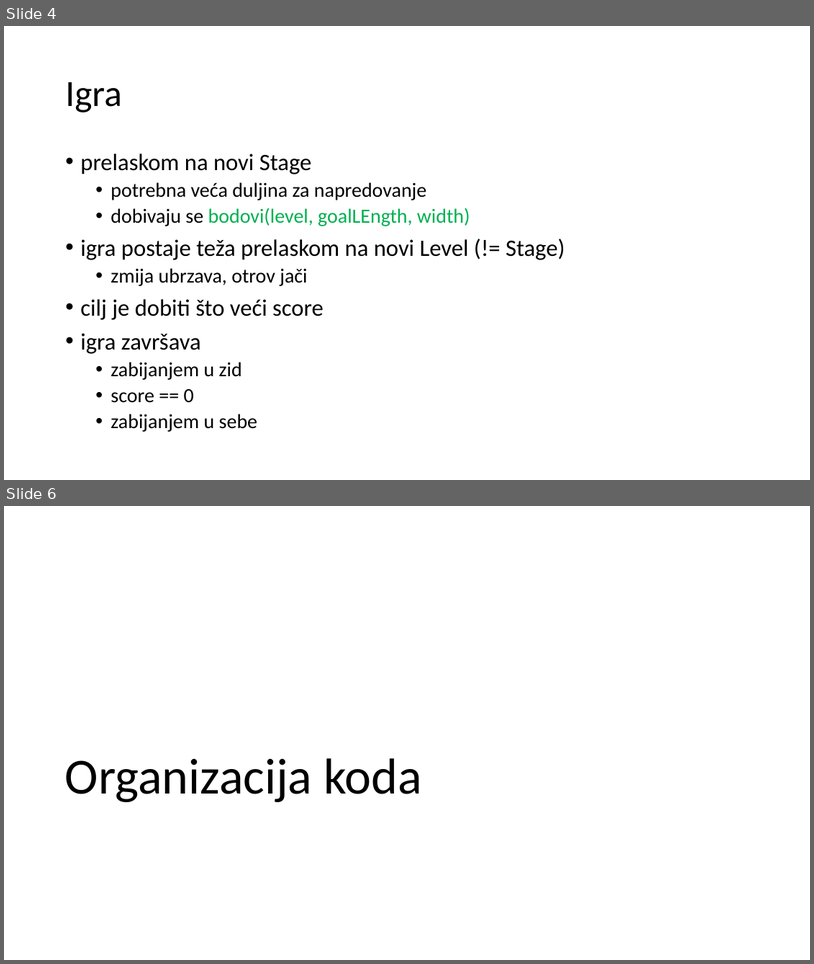
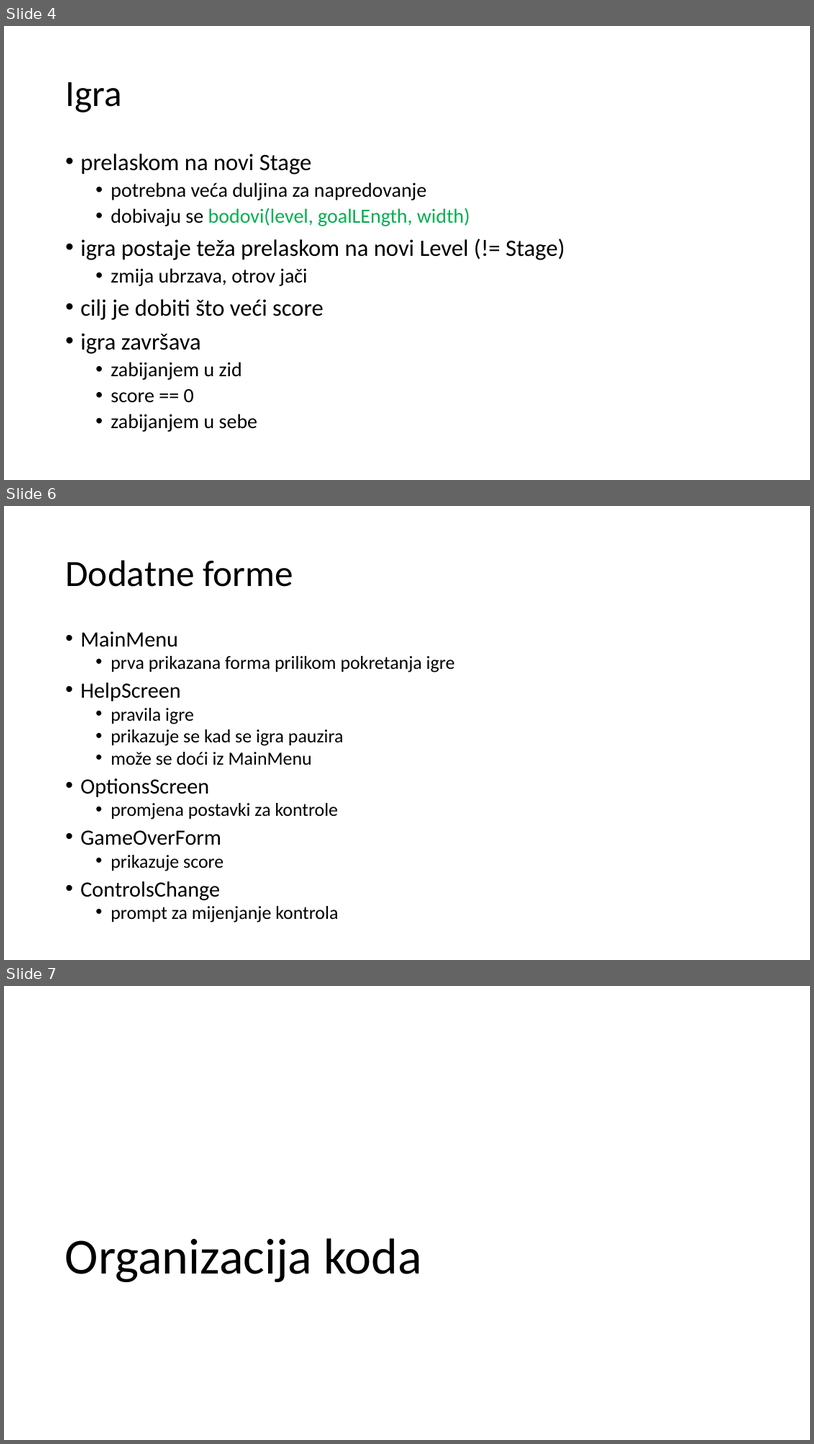
Before and after one commit to mihapetr/Zmija, a slide deck: docs/Zmijica.pptx. Shown one above the other, each under a label of ours: slides 4 and 6 before the commit, slides 4, 6 and 7 after it; the slides between them are not shown. The pictures are 814x964 and 814x1444 pixels, drawn with LibreOffice and Linux fonts; fonts in the diff are those of the drawing. Boxes give left, top, right and bottom in pixels: in the first picture for what was removed or moved away, otherwise in the second. Text is boxed around its words. In the diff, an @@ line names an element or a change of style, - is before the commit and + after.

```diff
--- a/docs/Zmijica.pptx
+++ b/docs/Zmijica.pptx
@@ slide 6 added at (4, 506, 810, 960), background #FFFFFF @@
@@ title added at (65, 560, 293, 587), 44 pt, text #000000 @@
+Dodatne forme
@@ text added at (80, 631, 455, 922), 22.2 pt, text #000000 @@
+• MainMenu
+  • prva prikazana forma prilikom pokretanja igre
+• HelpScreen
+  • pravila igre
+  • prikazuje se kad se igra pauzira
+  • može se doći iz MainMenu
+• OptionsScreen
+  • promjena postavki za kontrole
+• GameOverForm
+  • prikazuje score
+• ControlsChange
+  • prompt za mijenjanje kontrola
@@ what was slide 6 is now slide 7 @@
```
Also in this commit, not shown: 6 slides changed, 6 other slides added, 2 slides removed, 1 other file.
